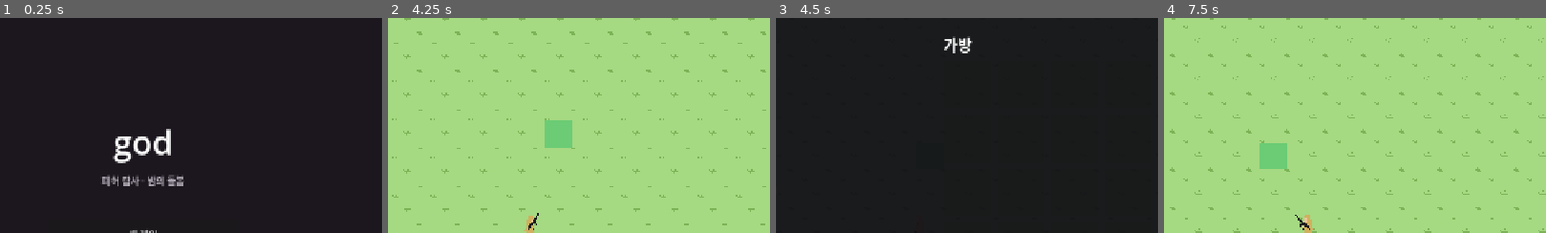
Above: before the commit, frames 1-4 (left to right).
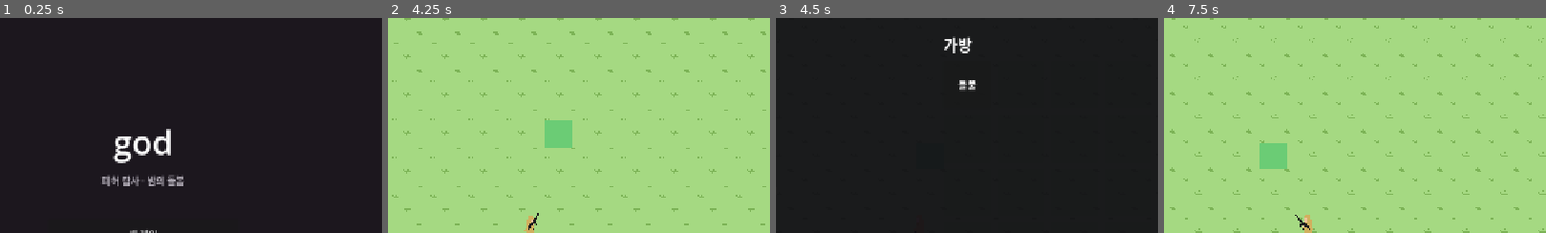
Above: after the commit, the same moments.

Repository: HomilBBANG/rt_Hilling_Game
Game: Godot game, scene res://scenes/ui/lobby.tscn
Same seed, same stepped clock (60 frames per second), same inputs: the game is played once before the commit and once after it.
Inputs (mouse positions are % of the whole screen's width and height, from its top left):
- Up to frame 1 (0.25 s): no input
- Up to frame 2 (4.25 s): click "새 게임" at 0.5 s; click "탐사 나가기 →" at 1.25 s; tap Enter at 2 s; move the mouse to (72, 45) at 2.02 s; hold D 2.03-2.78 s; hold E 2.03-2.78 s; click (72, 45) at 2.17 s; move the mouse to (30, 55) at 2.77 s; hold S 2.78-3.53 s; tap Tab at 2.85 s; move the mouse to (60, 28) at 3.52 s; hold D from 3.53 s (still down); hold Enter from 3.53 s (still down)
- Up to frame 3 (4.5 s): move the mouse to (45, 70) at 4.27 s; release D at 4.28 s; release Enter at 4.28 s; hold W from 4.28 s (still down); tap I at 4.35 s; click (45, 70) at 4.42 s
- Up to frame 4 (7.5 s): move the mouse to (80, 65) at 5.02 s; release W at 5.03 s; hold E 5.03-5.78 s; hold A 5.03-6.53 s; tap Space at 5.75, 7.25 s; move the mouse to (20, 35) at 5.77 s; tap Tab at 5.85 s; tap Enter at 6.5 s; move the mouse to (55, 50) at 6.52 s; hold S 6.53-7.28 s; hold Enter 6.53-7.28 s; click (55, 50) at 6.67 s; move the mouse to (35, 25) at 7.27 s; hold D from 7.28 s (still down); tap I at 7.35 s
The pictures show only the part of the screen within x 31-81%, y 0-50%; the shares and areas given below are measured in that part.

Frames 1-2 are identical in both runs. In frame 3, 0.2% of the frame differs, in the area x 47-53%, y 28-34%; in frame 4, nothing differs.

Commit message:
인벤토리 누적: 탐사 채집 즉시 반영 + 아침에 비우지 않음
- GameManager.add_item/remove_item 추가, 채집 시 run_inventory에 즉시 누적
  (탐험 중에도 인벤토리에서 확인 가능)
- 아침마다 run_inventory.clear() 하던 것 제거 → 캠프에 계속 쌓임(요리로 소비)
- 강제 귀환 패널티는 이번 탐사 채집분의 절반만 회수

Co-Authored-By: Claude Opus 4.8 <noreply@anthropic.com>

Diff:
--- a/autoload/game_manager.gd
+++ b/autoload/game_manager.gd
@@ -92,10 +92,26 @@
 			_end_day()
 
 
-## 탐사 종료 시 Scavenge 씬이 호출. 채집물을 합산하고 밤으로 진행.
-func finish_scavenge(loot: Dictionary) -> void:
-	for k in loot.keys():
-		run_inventory[k] = int(run_inventory.get(k, 0)) + int(loot[k])
+## 인벤토리(가방)에 아이템 추가. 탐사 중 채집 즉시 호출되어 인벤토리에 바로 반영된다.
+func add_item(item_id: String, amount: int) -> void:
+	if item_id == "" or amount == 0:
+		return
+	run_inventory[item_id] = int(run_inventory.get(item_id, 0)) + amount
+
+
+## 인벤토리에서 아이템 제거(강제 귀환 패널티 등). 0 미만으로 내려가지 않는다.
+func remove_item(item_id: String, amount: int) -> void:
+	if not run_inventory.has(item_id):
+		return
+	var left := int(run_inventory[item_id]) - amount
+	if left > 0:
+		run_inventory[item_id] = left
+	else:
+		run_inventory.erase(item_id)
+
+
+## 탐사 종료 시 Scavenge 씬이 호출(채집물은 이미 add_item 으로 반영됨). 밤으로 진행.
+func finish_scavenge() -> void:
 	advance()
 
 
@@ -115,7 +131,7 @@
 	current_step = step
 	# 페이즈 시작 시점 자동 저장 (PRD 3.7: 아침 시작 / 밤 시작 두 지점)
 	if step == Step.MORNING_PREP:
-		run_inventory.clear() # 새 아침 → 지난날 채집물 정리
+		# 채집물은 비우지 않고 누적(인벤토리에 계속 쌓임). 요리로 소비.
 		_autosave("morning")
 	elif step == Step.NIGHT:
 		_autosave("night")
--- a/scripts/phases/scavenge.gd
+++ b/scripts/phases/scavenge.gd
@@ -105,9 +105,10 @@
 	_update_hud()
 
 
-## ResourceNode / 몬스터 드롭이 호출.
+## ResourceNode / 몬스터 드롭이 호출. 채집 즉시 인벤토리(run_inventory)에 반영.
 func add_loot(item_id: String, amount: int) -> void:
-	_loot[item_id] = int(_loot.get(item_id, 0)) + amount
+	_loot[item_id] = int(_loot.get(item_id, 0)) + amount # 이번 탐사분(HUD 요약 + 패널티 계산용)
+	GameManager.add_item(item_id, amount)                 # 인벤토리에 즉시 누적
 	_discover_item(item_id) # 도감 등록 → 레시피 해금 트리거(예: 감자 → 감자튀김)
 	_update_hud()
 
@@ -160,12 +161,11 @@
 	if _returning:
 		return
 	_returning = true
-	var loot := _loot.duplicate()
 	if forced:
-		# 가벼운 패널티(PRD 3.1): 채집물 절반 손실
-		for k in loot.keys():
-			loot[k] = int(loot[k]) / 2
-	GameManager.finish_scavenge(loot)
+		# 가벼운 패널티(PRD 3.1): 이번 탐사 채집물의 절반을 인벤토리에서 회수.
+		for k in _loot.keys():
+			GameManager.remove_item(String(k), int(_loot[k]) / 2)
+	GameManager.finish_scavenge()
 
 
 func _update_hud() -> void:
